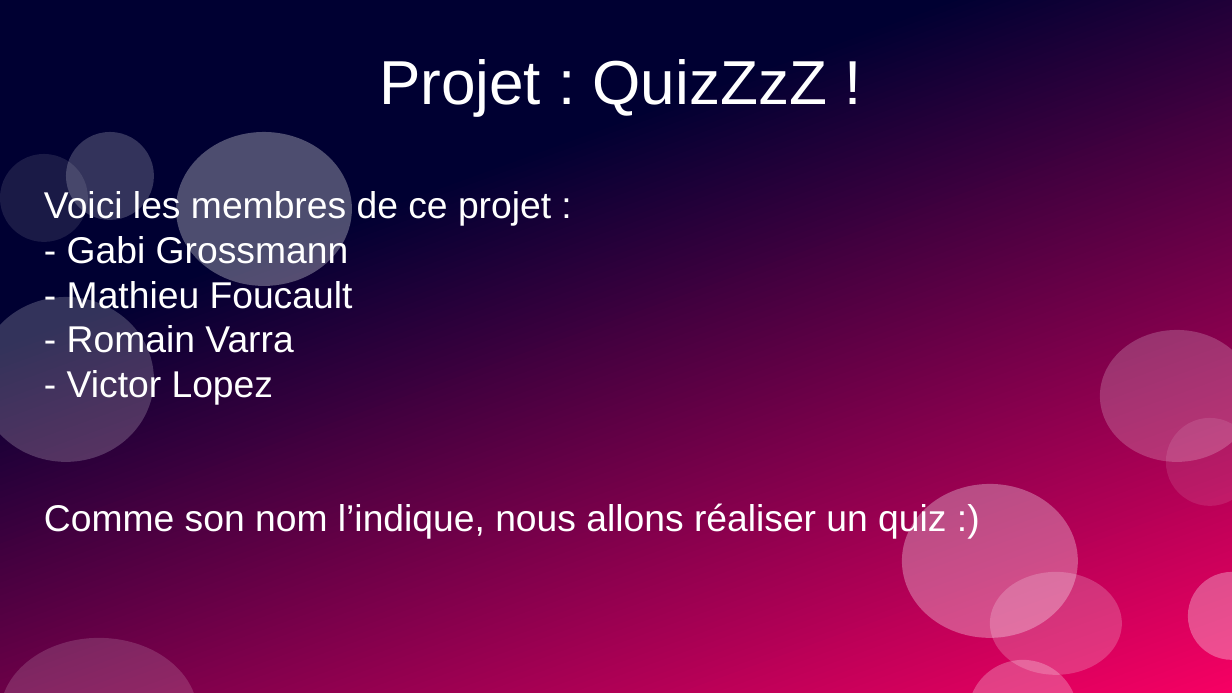
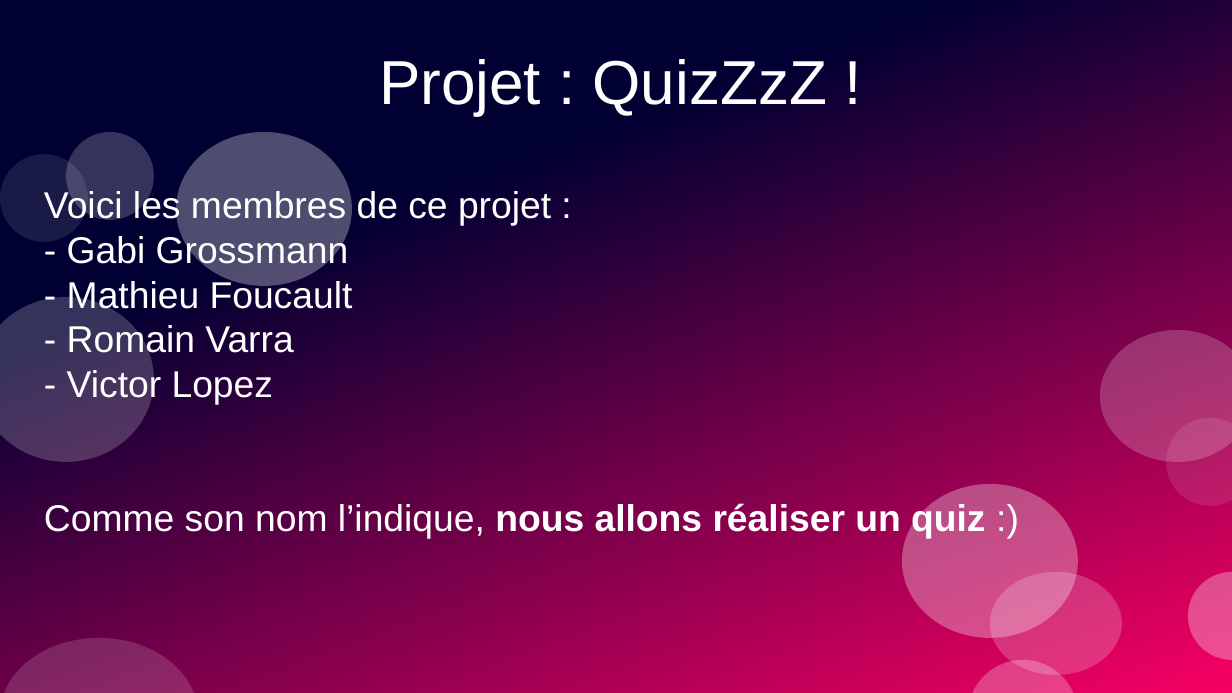
Before and after one commit to RomainVarra/QuizZzZ, a slide deck: slide 1 of Public/Maquettes/Diapos QuizZzZ !.odp. Drawn at 1232x693 pixels with LibreOffice and Linux fonts; fonts in the diff are those of the drawing. Boxes give left, top, right and bottom in pixels: in the first picture for what was removed or moved away, otherwise in the second. Text is boxed around its words. In the diff, an @@ line names an element or a change of style, - is before the commit and + after.

```diff
--- a/Public/Maquettes/Diapos QuizZzZ !.odp
+++ b/Public/Maquettes/Diapos QuizZzZ !.odp
@@ subtitle at [44,502,985,539]: bold on in "nous allons réaliser un quiz" @@
```
Also in this commit, not shown: 1 other slide changed, 1 slide added, 1 other file.
